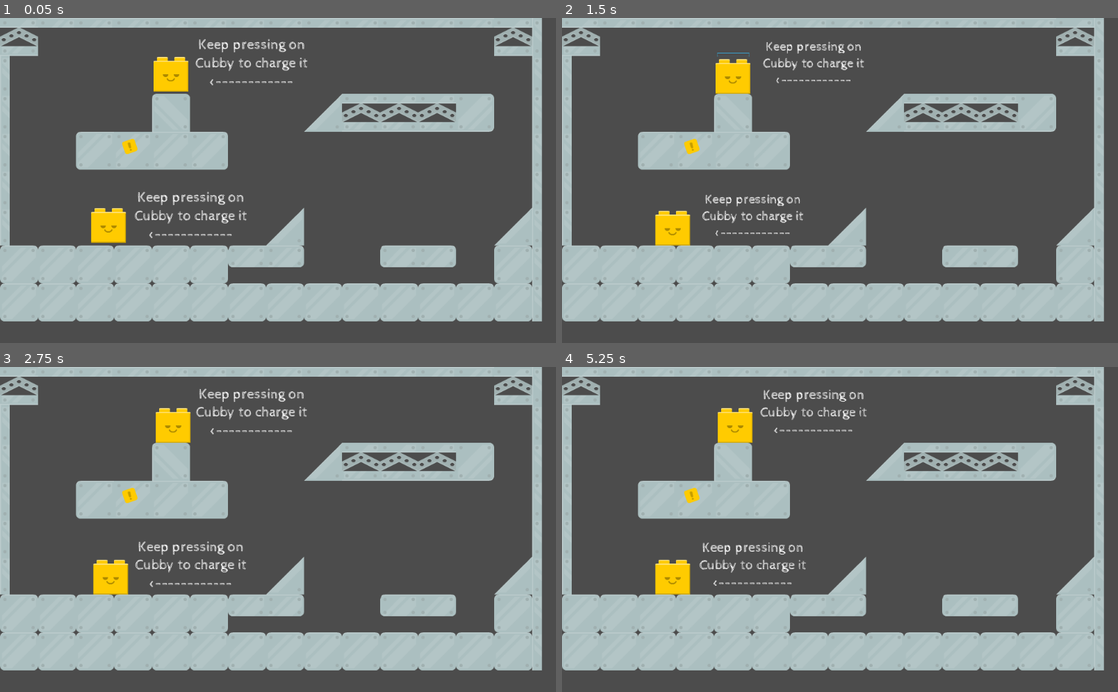
Above: before the commit, frames 1-4 (two rows, left to right).
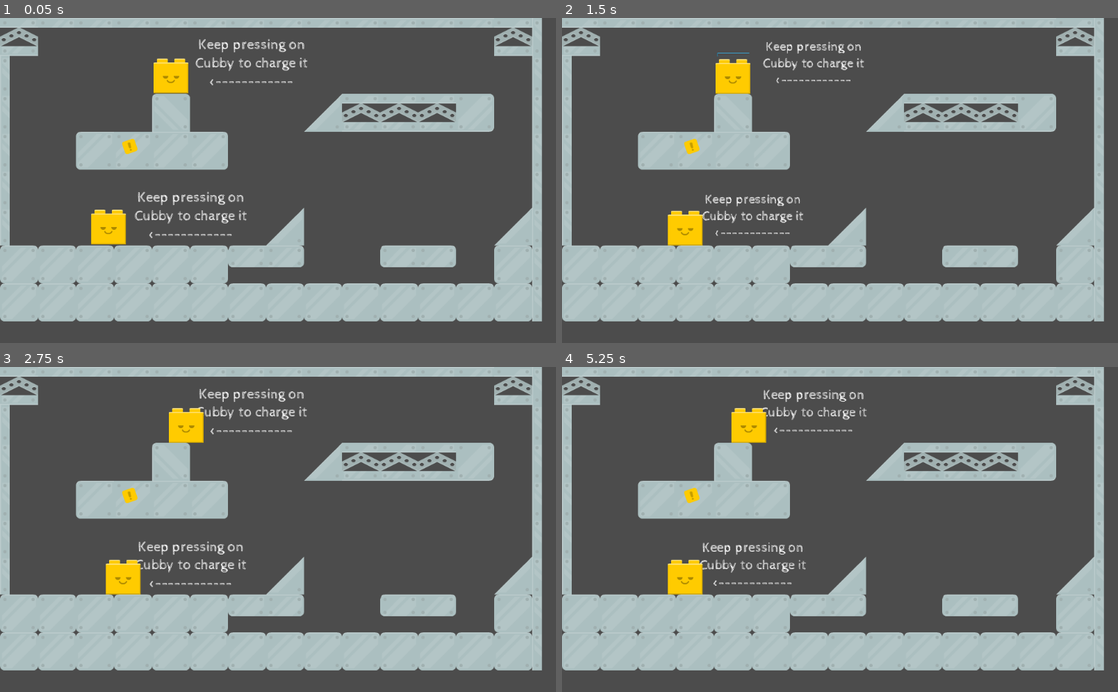
Above: after the commit, the same moments.

Repository: jjramos-dev/Brackeys2020-4
Game: Godot game, scene res://Puppets/PuppetGeneric/PuppetTestJuanjo.tscn
Two runs of this game, one before a commit and one after it. Both use one fixed random seed, a clock stepped at 60 frames per second and the inputs below.
Inputs (mouse positions are in pixels of both pictures, inside the frame that each line leads up to):
- Up to frame 1 (0.05 s): no input
- Up to frame 2 (1.5 s): move the mouse to (673, 229) at 0.52 s; hold Right (right) from 0.53 s (still down); tap Space (jump) at 0.6, 0.77, 1.07, 1.35 s; click (673, 229) at 0.67 s; move the mouse to (734, 76) at 1.27 s; click (734, 76) at 1.42 s
- Up to frame 3 (2.75 s): tap Space (jump) at 1.52, 1.82, 2.1 s; move the mouse to (333, 458) at 2.02 s; release Right (right) at 2.03 s; hold Left (left) from 2.03 s (still down)
- Up to frame 4 (5.25 s): move the mouse to (812, 594) at 2.77 s; release Left (left) at 2.78 s; hold Right (right) 2.78-4.28 s; tap Space (jump) at 2.85, 3.02, 3.32, 3.6, 3.77, 4.07, 4.35, 4.52, 4.82, 5.1 s; click (812, 594) at 2.92 s; move the mouse to (1006, 578) at 3.52 s; tap R (restart, bound only after the commit) at 4.15 s; move the mouse to (673, 480) at 4.27 s; hold Left (left) 4.28-5.03 s; move the mouse to (867, 529) at 5.02 s; hold Right (right) from 5.03 s (still down); click (867, 529) at 5.17 s

The runs differ from the first frame. In frame 1, 0.4% of the frame differs, in the area x 16-34%, y 11-70%; in frame 2, 0.6%; in frame 3, 1.1%; in frame 4, 1.2%, in the area x 16-37%, y 12-71%.

Commit message:
More organic mouvement of generic puppet

Diff:
--- a/Game/Levels/TestLevel/RafaTest.tscn
+++ b/Game/Levels/TestLevel/RafaTest.tscn
@@ -1,13 +1,11 @@
-[gd_scene load_steps=29 format=2]
+[gd_scene load_steps=27 format=2]
 
 [ext_resource path="res://Levels/TestLevel/Graphics/sheet.png" type="Texture" id=1]
-[ext_resource path="res://Puppets/PuppetGeneric/Puppet.tscn" type="PackedScene" id=2]
+[ext_resource path="res://Puppets/Puppet1/Puppet1.tscn" type="PackedScene" id=2]
 [ext_resource path="res://gui/Hint.tscn" type="PackedScene" id=3]
 [ext_resource path="res://Puppets/PuppetGeneric/GUI.gd" type="Script" id=4]
 [ext_resource path="res://Player/player.tscn" type="PackedScene" id=5]
-[ext_resource path="res://Enemy/enemy.tscn" type="PackedScene" id=6]
-[ext_resource path="res://Puppets/PuppetFly/PuppetFly.tscn" type="PackedScene" id=7]
-[ext_resource path="res://Puppets/PuppetJump/PuppetJump.tscn" type="PackedScene" id=8]
+[ext_resource path="res://Puppets/PuppetGeneric/Puppet.tscn" type="PackedScene" id=6]
 
 [sub_resource type="ConvexPolygonShape2D" id=1]
 points = PoolVector2Array( 70, 70, 0, 70, 0, 0, 70, 0 )
@@ -485,26 +483,13 @@
 
 [node name="Enemies" type="Node" parent="."]
 
-[node name="enemy2" parent="Enemies" instance=ExtResource( 6 )]
-position = Vector2( 843.332, 108.764 )
-speed = 30
-
-[node name="enemy" parent="Enemies" instance=ExtResource( 6 )]
-position = Vector2( 261.001, 405.001 )
-
 [node name="Machines" type="Node" parent="."]
 
-[node name="Puppet" parent="Machines" instance=ExtResource( 2 )]
-position = Vector2( 751.429, 393.179 )
-
-[node name="Puppet2" parent="Machines" instance=ExtResource( 2 )]
-position = Vector2( 324, 110.349 )
-
-[node name="Puppet3" parent="Machines" instance=ExtResource( 7 )]
-position = Vector2( 393.001, 182.001 )
-
-[node name="Puppet4" parent="Machines" instance=ExtResource( 8 )]
-position = Vector2( 644.002, 429.001 )
+[node name="Puppet1" parent="Machines" instance=ExtResource( 2 )]
+position = Vector2( 121, 384.001 )
+
+[node name="Puppet" parent="Machines" instance=ExtResource( 6 )]
+position = Vector2( 655.002, 111 )
 
 [node name="Sounds" type="Node" parent="."]
 
--- a/Game/Player/player.gd
+++ b/Game/Player/player.gd
@@ -49,6 +49,9 @@
 		velocity.y = -jump_force
 		#$AnimationPlayer.play("jump")
 
+	if Input.is_action_just_pressed("restart"):
+		get_tree().reload_current_scene()
+
 	velocity = move_and_slide(velocity,Vector2.UP)
 
 func is_rewinding():
--- a/Game/Puppets/Puppet1/Puppet1.gd
+++ b/Game/Puppets/Puppet1/Puppet1.gd
@@ -13,7 +13,7 @@
 #		state=STATE.DISCHARGING
 #	else:
 #		state=STATE.IDLE
-
+	#Esto debería estar en el genérico no?
 	match state:
 		STATE.IDLE:
 			$AnimationPlayer.play("idle")
--- a/Game/Puppets/Puppet1/Puppet1.tscn
+++ b/Game/Puppets/Puppet1/Puppet1.tscn
@@ -59,7 +59,6 @@
 texture = ExtResource( 2 )
 vframes = 3
 hframes = 7
-frame = 15
 
 [node name="Collision" parent="." index="1"]
 polygon = PoolVector2Array( -34.2782, -33.8026, 35.0175, -34.4326, 32.1169, 23.1201, 29.9778, 36.123, 23.6782, 43.0526, -22.309, 42.4226, -28.6086, 32.3432, -31.9555, 22.4527 )
--- a/Game/Puppets/PuppetGeneric/Puppet.gd
+++ b/Game/Puppets/PuppetGeneric/Puppet.gd
@@ -1,7 +1,7 @@
 extends KinematicBody2D
 class_name Puppet
 
-
+#Todo add discharged? That is idle?
 enum STATE {IDLE, DISCHARGING, RECHARGING} # Discharging==IDLE
 var state=STATE.IDLE
 
@@ -10,14 +10,22 @@
 export var isTouchable=true
 export var recharge_rate=4
 
-export var speed=1000
+export var stop_speed = 0.2
+
+export var speed=100
+export var fall_mult := 2
+export var jump_height := 120
+export var time_jump_apex := 0.4
+
+var direction : float = 1.0
+var gravity : float
+var jump_force : float
+var velocity : Vector2
 
 var max_energy_charged : int = 0
 var in_the_air=false
 var energy=0
 
-var direction=Vector2(1,0)
-var gravity_speed=Vector2(0,20)
 
 var recharging=false;
 
@@ -28,6 +36,14 @@
 
 func _physics_process(delta):
 
+	gravity = (2 * jump_height) / pow(time_jump_apex, 2)
+	jump_force = gravity * time_jump_apex
+
+	if velocity.y > 0:
+		velocity.y += gravity * delta * (fall_mult)
+	else:
+		velocity.y += gravity * delta
+
 	if state==STATE.RECHARGING:
 		recharge(delta*recharge_rate)
 
@@ -35,13 +51,14 @@
 		apply_charge(energy,delta)
 		discharge(delta)
 
-	# todo: Copy from player!!!!!!
+	"""# todo: Copy from player!!!!!!
 	if is_on_floor():
 		gravity_speed=Vector2(0,10)
 	else:
 		gravity_speed+=Vector2(0,10*delta)
+	"""
 
-	# todo: change. Show only when player near or charging.
+
 	if energy>0:
 		$TextureProgress.visible=true
 		update_bar(energy)
@@ -64,11 +81,14 @@
 	state=STATE.IDLE
 
 func apply_charge(en,delta):
-	var dir=Vector2(0,0)
-	if en>0:
-		#if is_on_floor():
-		dir=direction
-	move_and_slide(dir*speed*delta+gravity_speed,Vector2.UP)
+	if en>0 and is_on_floor():
+		direction = 1
+	elif direction > 0.01:
+		direction *= stop_speed
+	else:
+		direction = 0
+	velocity.x = speed * direction
+	velocity = move_and_slide(velocity,Vector2.UP)
 
 func recharge(amount):
 	state=STATE.RECHARGING
--- a/Game/Puppets/PuppetJump/PuppetJump.gd
+++ b/Game/Puppets/PuppetJump/PuppetJump.gd
@@ -6,7 +6,11 @@
 	if max_energy_charged > 0:
 		jump(max_energy_charged)
 		max_energy_charged = 0
-	velocity = move_and_slide(gravity_speed+velocity,Vector2.UP)
+
+	velocity = move_and_slide(velocity+gravity_speed)
+	"""var col = move_and_collide(gravity_speed)
+	if col is Player:
+		col.move_and_collide(gravity_speed)"""
 
 func jump(jump_heigh : int) -> void:
 	velocity.y += -100 - 50*jump_heigh
--- a/Game/project.godot
+++ b/Game/project.godot
@@ -58,6 +58,11 @@
 , Object(InputEventJoypadButton,"resource_local_to_scene":false,"resource_name":"","device":0,"button_index":0,"pressure":0.0,"pressed":false,"script":null)
  ]
 }
+restart={
+"deadzone": 0.5,
+"events": [ Object(InputEventKey,"resource_local_to_scene":false,"resource_name":"","device":0,"alt":false,"shift":false,"control":false,"meta":false,"command":false,"pressed":false,"scancode":82,"unicode":0,"echo":false,"script":null)
+ ]
+}
 
 [layer_names]
 
Binary file changed: Game/icon.png
